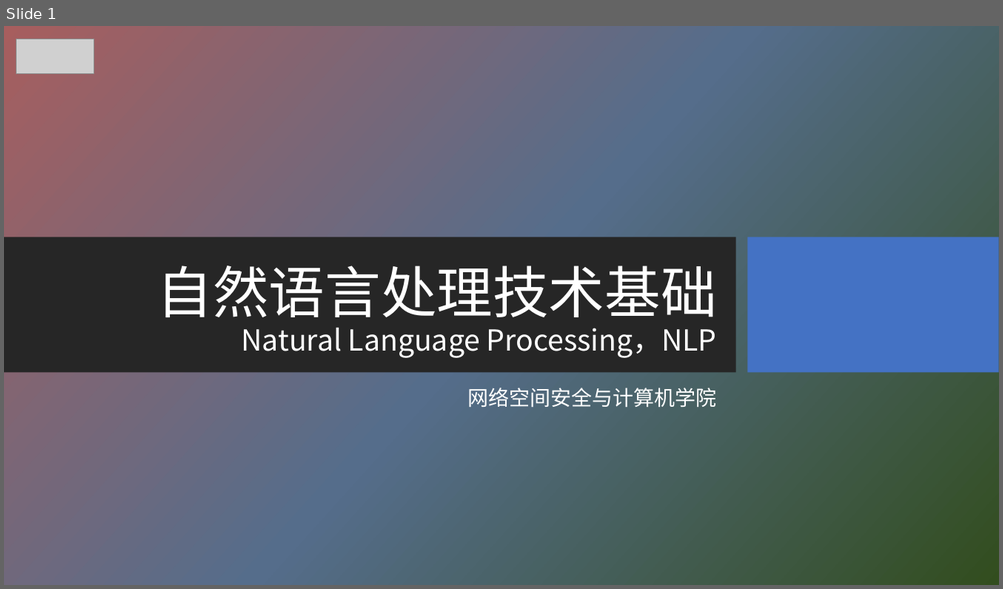
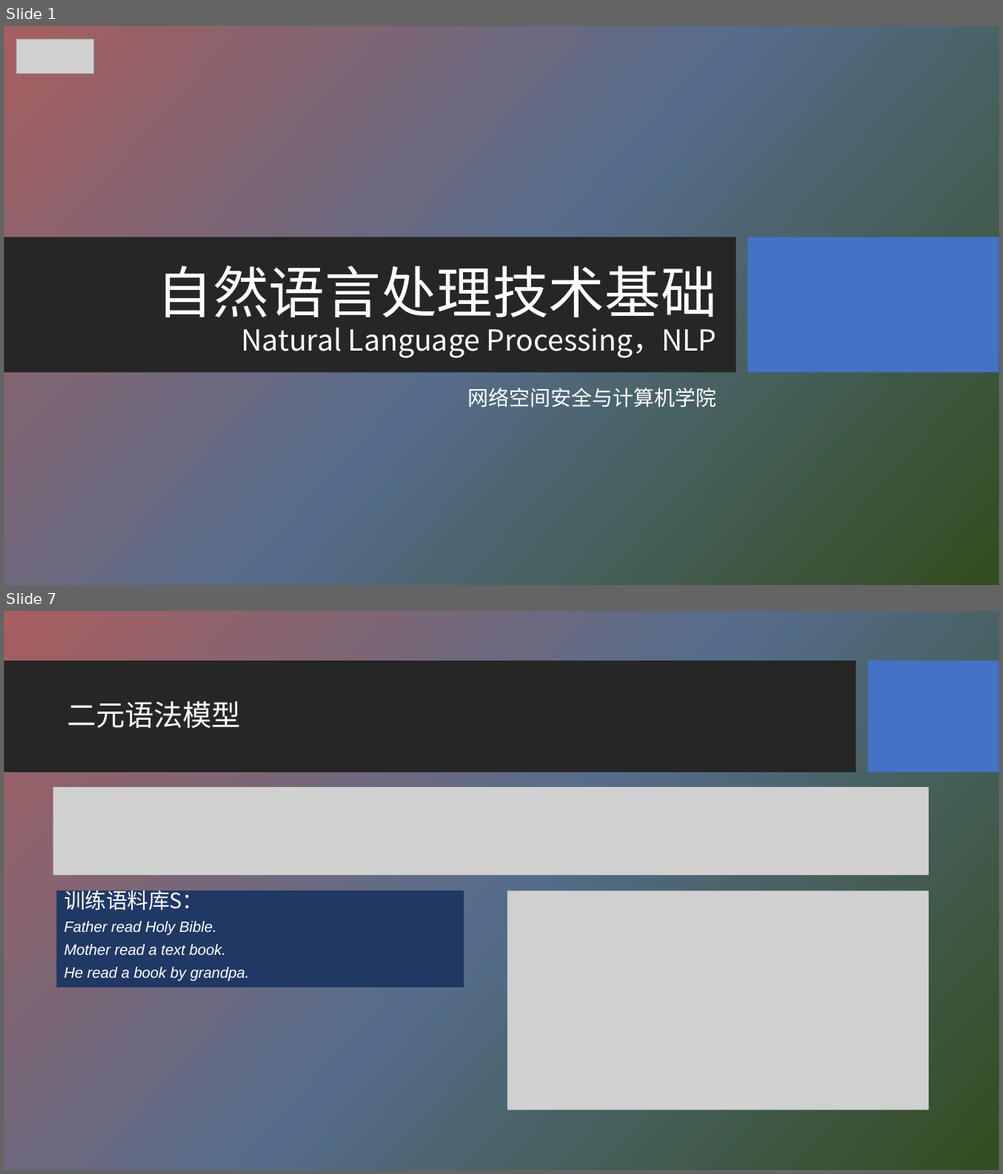
Before and after one commit to HBU/NLP_PPT, a slide deck: PPT-2020/ch03 n元语法模型.pptx. Shown one above the other, each under a label of ours: slide 1 before the commit, slides 1 and 7 after it; the slides between them are not shown. The pictures are 1003x589 and 1003x1174 pixels, drawn with LibreOffice and Linux fonts; fonts in the diff are those of the drawing; grey boxes stand for pictures; background and template pictures are left out. Boxes give left, top, right and bottom in pixels: in the first picture for what was removed or moved away, otherwise in the second. Text is boxed around its words. In the diff, an @@ line names an element or a change of style, - is before the commit and + after.

```diff
--- a/PPT-2020/ch03 n元语法模型.pptx
+++ b/PPT-2020/ch03 n元语法模型.pptx
@@ slide 7 added at bbox=[4, 611, 999, 1170], background picture (left out) @@
@@ rectangle added at bbox=[4, 661, 855, 773], fill #262626 @@
@@ rectangle added at bbox=[868, 661, 999, 773], fill #4472C4 @@
@@ title added at bbox=[67, 701, 241, 728], 28 pt, text #FFFFFF @@
+二元语法模型
@@ picture added at bbox=[54, 787, 928, 875] @@
@@ rectangle added at bbox=[57, 891, 463, 988], fill #203864, 14.4 pt, text #FFFFFF, italic @@
+训练语料库S：
+Father read Holy Bible.
+Mother read a text book.
+He read a book by grandpa.
@@ picture added at bbox=[507, 891, 928, 1111] @@
```
Also in this commit, not shown: 5 slides changed, 21 other slides added, 3 slides removed.
